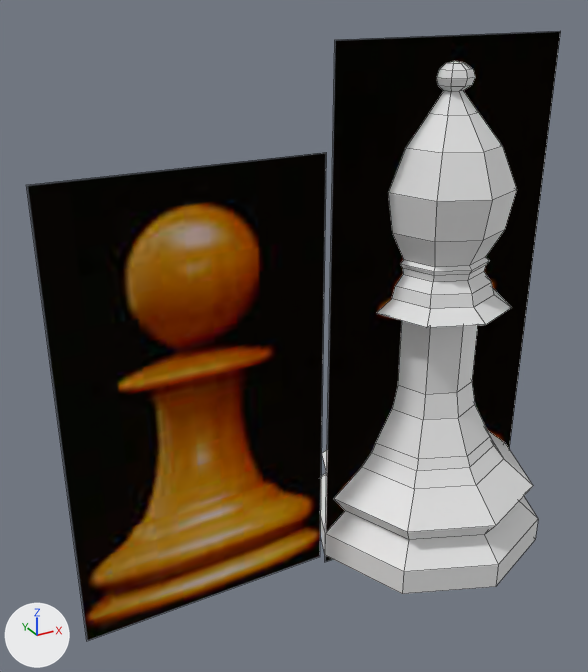
Renders of the Blender file Chess/Bishop.blend from each side of a commit.
Camera for both pictures: a 50 mm camera at (-0.059, -0.0718, 0.0673) aimed at (-0.0185, 0.0018, 0.0305). The axes (+X, +Y, +Z) are drawn at lower left. The lights are the same throughout. Mesh edges are drawn as thin lines.

The older version as bpy lines, for what is in view:
```python
me_cylinder = bpy.data.meshes.new('Cylinder')
me_cylinder.from_pydata(...)  # 209 vertices, 209 faces; spans x -0.0151..0.0151, y -0.0151..0.0151, z 0.0..0.0592
me_staunton_bishop = bpy.data.meshes.new('Staunton Bishop')
me_staunton_bishop.from_pydata(...)  # 4 vertices, 1 face; spans x -0.238..0.238, y -0.5..0.5, z 0.0
me_staunton_bishop.materials.append(mat_staunton_bishop)
me_staunton_pawn = bpy.data.meshes.new('Staunton Pawn')
me_staunton_pawn.from_pydata(...)  # 4 vertices, 1 face; spans x -0.294..0.294, y 0.0, z 0.0..1.0
me_staunton_pawn.materials.append(mat_staunton_pawn)
ob_bishop = bpy.data.objects.new('Bishop', me_cylinder)
ob_bishop.location = (0.0, 0.0, 0.0)
ob_pawnimage = bpy.data.objects.new('PawnImage', me_staunton_pawn)
ob_pawnimage.location = (-0.0307, 0.0, 0.0)
ob_pawnimage.scale = (0.051, 0.051, 0.051)
ob_staunton_bishop = bpy.data.objects.new('Staunton Bishop', me_staunton_bishop)
ob_staunton_bishop.location = (0.0, 0.0, 0.0303)
ob_staunton_bishop.rotation_euler = (1.571, 0.0, 0.0)  # degrees (90, 0, 0)
ob_staunton_bishop.scale = (0.063, 0.063, 0.063)
```
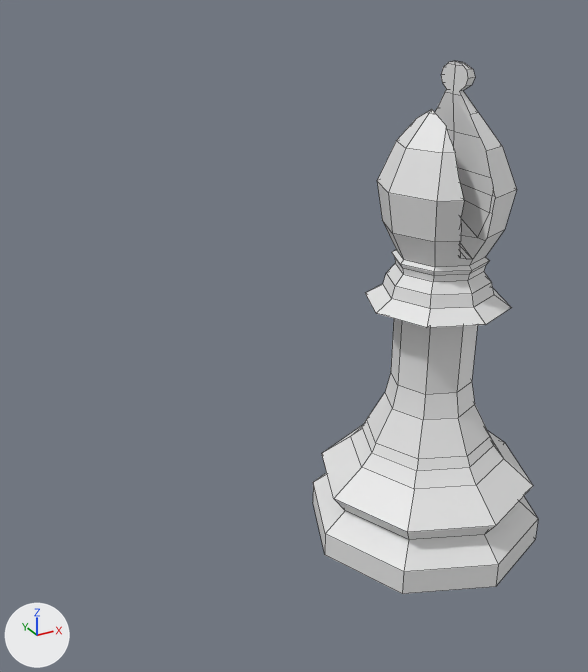
Commit message: Finished bishop.

Pixel boxes (x1, y1, x2, y2) of what changed, in the pictures (588 x 672 px):
'PawnImage', hidden
    before: (27, 152, 326, 641)
'Bishop', modifiers changed
    before: (320, 61, 538, 594)
    after: (313, 61, 538, 594)
'Staunton Bishop', hidden
    before: (325, 31, 561, 562)

The change, as a list of edits to the scene's bpy script:
```text
Add me_sphere:
    me_sphere.from_pydata(...)  # 106 vertices, 112 faces; spans x -0.0032..0.0012, y -0.0204..0.0204, z -0.0082..0.013
Change ob_pawnimage:
    add ob_pawnimage.hide_set(True)  # its collection is switched off
Change ob_staunton_bishop:
    add ob_staunton_bishop.hide_set(True)  # its collection is switched off
Change ob_bishop:
    add _m = ob_bishop.modifiers.new('Boolean', 'BOOLEAN')
    add _m.object = ob_sphere
    add _m.solver = 'FLOAT'
Add ob_sphere:
    ob_sphere = bpy.data.objects.new('Sphere', me_sphere)
    ob_sphere.location = (0.0, 0.0, 0.047)
    ob_sphere.hide_set(True)
```
